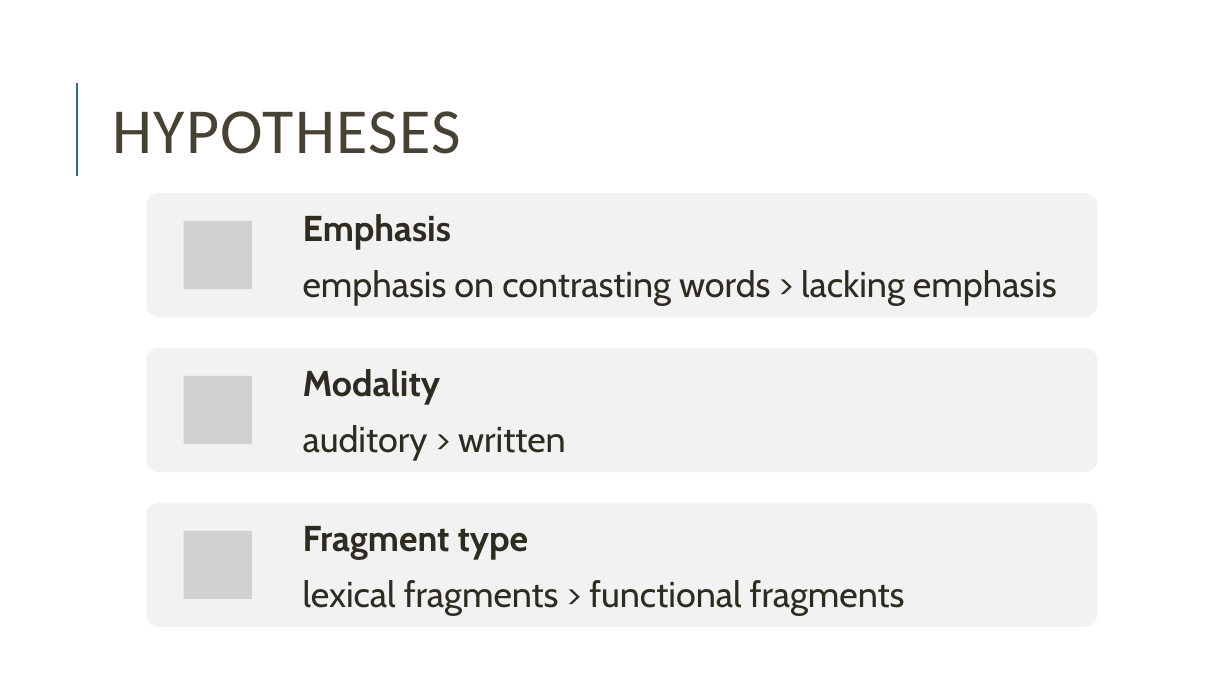
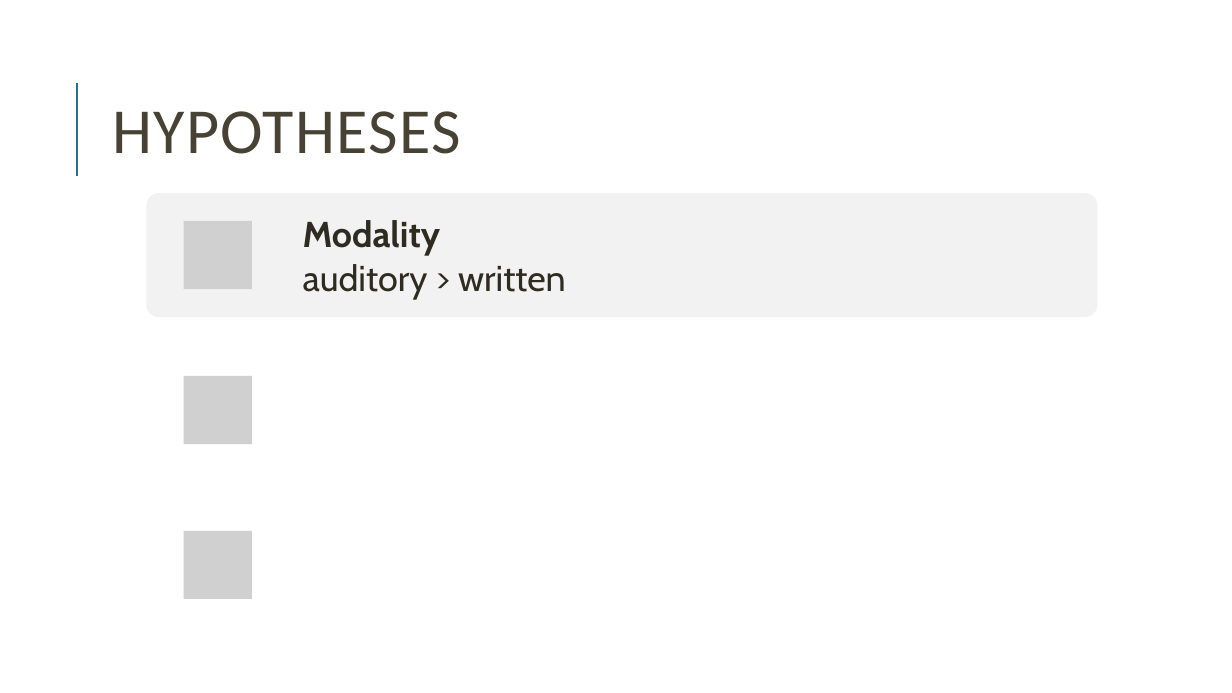
Before and after one commit to miriamschiele/MA, a slide deck: slide 15 of presentation/Miriam Schiele, MA presentation.pptx (slide 18 before the commit). Drawn at 1232x693 pixels with LibreOffice and Linux fonts; fonts in the diff are those of the drawing; grey boxes stand for pictures. Boxes give left, top, right and bottom in pixels: in the first picture for what was removed or moved away, otherwise in the second. Text is boxed around its words. In the diff, an @@ line names an element or a change of style, - is before the commit and + after.

Commit message:
slides added on hypotheses

```diff
--- a/presentation/Miriam Schiele, MA presentation.pptx
+++ b/presentation/Miriam Schiele, MA presentation.pptx
@@ text at (x1=303, y1=220, x2=566, y2=299): text changed @@
-Modality
-auditory > written
+Modality
+auditory > written
@@ text removed at (x1=303, y1=214, x2=1057, y2=306) @@
-Emphasis
-emphasis on contrasting words > lacking emphasis
@@ rounded rectangle at (x1=146, y1=348, x2=1097, y2=472): fill #F2F2F2 to #FFFFFF @@
@@ rounded rectangle at (x1=146, y1=503, x2=1097, y2=627): fill #F2F2F2 to #FFFFFF @@
@@ text removed at (x1=303, y1=526, x2=905, y2=616) @@
-Fragment type
-lexical fragments > functional fragments
```
Also in this commit, not shown: 6 other slides changed, 5 slides added, 1 slide removed, 1 other file.
